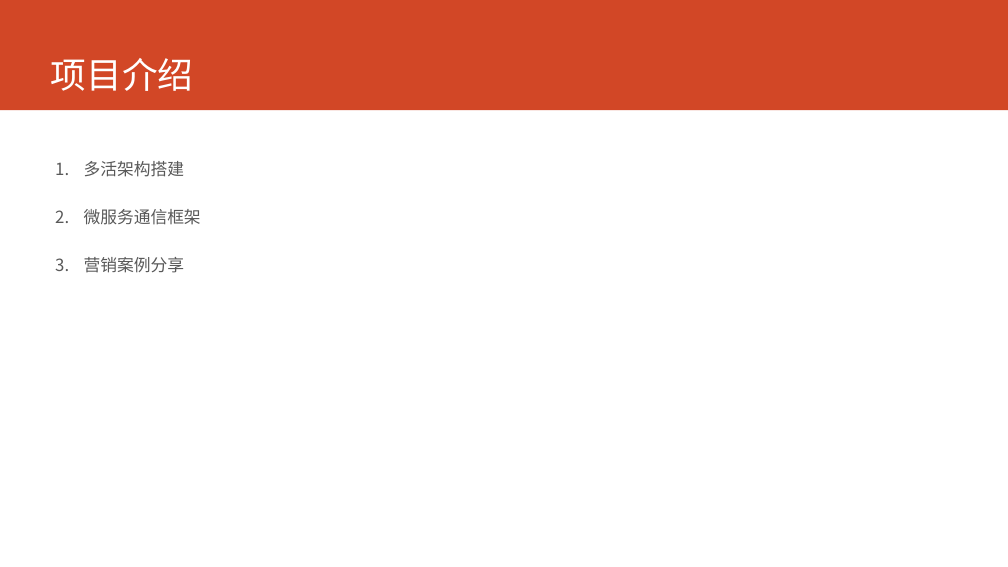
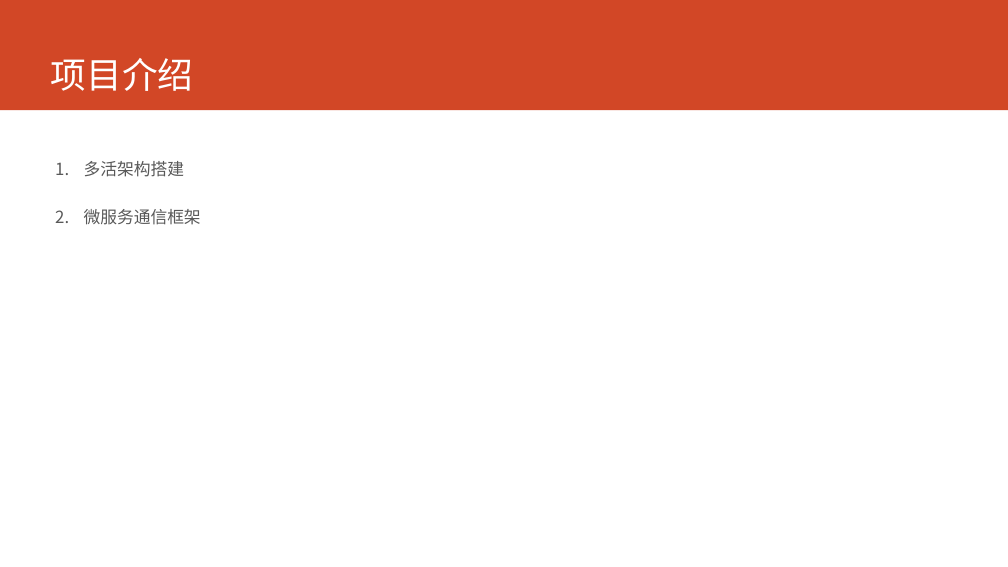
Before and after one commit to printfcoder/printfcoder, a slide deck: slide 3 of job/me/个人介绍.pptx. Drawn at 1008x567 pixels with LibreOffice and Linux fonts; fonts in the diff are those of the drawing. Boxes give left, top, right and bottom in pixels: in the first picture for what was removed or moved away, otherwise in the second. Text is boxed around its words. In the diff, an @@ line names an element or a change of style, - is before the commit and + after.

```diff
--- a/job/me/个人介绍.pptx
+++ b/job/me/个人介绍.pptx
@@ text at (84, 257, 184, 273): paragraph removed @@
-3. 营销案例分享
```
Also in this commit, not shown: 7 other slides changed, 1 slide added, 2 other files.
